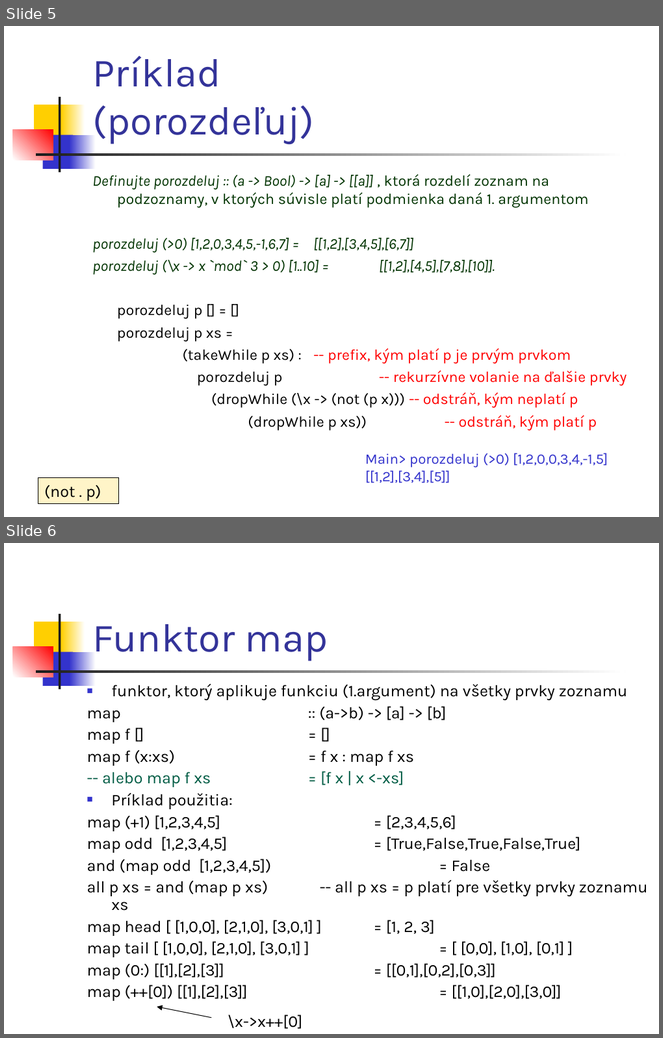
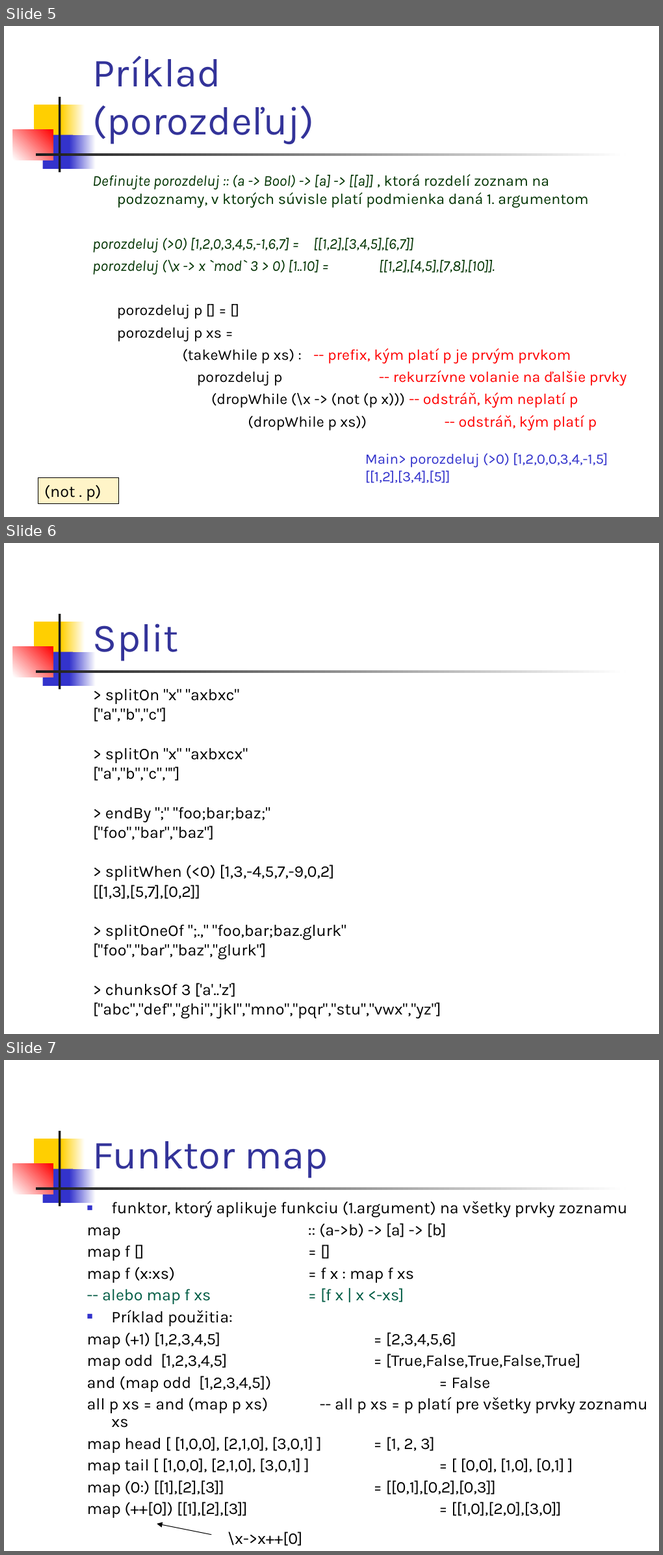
Before and after one commit to paradigmy/Prednasky, a slide deck: 08/funkcionalne3.ppt. Shown one above the other, each under a label of ours: slides 5 and 6 before the commit, slides 5, 6 and 7 after it. The pictures are 663x1038 and 663x1555 pixels, drawn with LibreOffice and Linux fonts; fonts in the diff are those of the drawing. Boxes give left, top, right and bottom in pixels: in the first picture for what was removed or moved away, otherwise in the second. Text is boxed around its words. In the diff, an @@ line names an element or a change of style, - is before the commit and + after.

```diff
--- a/08/funkcionalne3.ppt
+++ b/08/funkcionalne3.ppt
@@ slide 6 added at [4, 543, 659, 1034], background #FFFFFF; not listed: 7 template elements that a slide beside it also shows @@
@@ title added at [93, 624, 179, 661], 44 pt, text #333399 @@
+Split
@@ text added at [93, 689, 441, 1019], 18 pt, text #000000 @@
+> splitOn "x" "axbxc"
+["a","b","c"]
+> splitOn "x" "axbxcx"
+["a","b","c",""]
+> endBy ";" "foo;bar;baz;"
+["foo","bar","baz"]
+> splitWhen (<0) [1,3,-4,5,7,-9,0,2]
+[[1,3],[5,7],[0,2]]
+> splitOneOf ";.," "foo,bar;baz.glurk"
+["foo","bar","baz","glurk"]
+> chunksOf 3 ['a'..'z']
+["abc","def","ghi","jkl","mno","pqr","stu","vwx","yz"]
@@ what was slide 6 is now slide 7 @@
```
Also in this commit, not shown: 4 slides changed, 4 other files.
